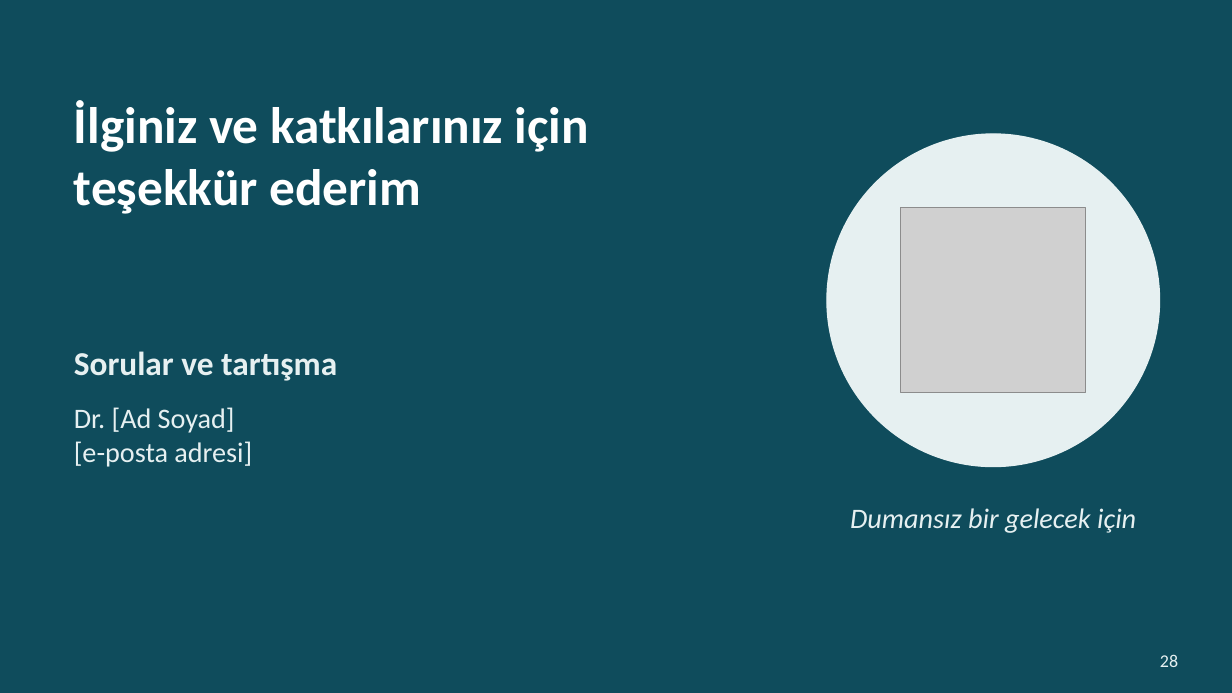
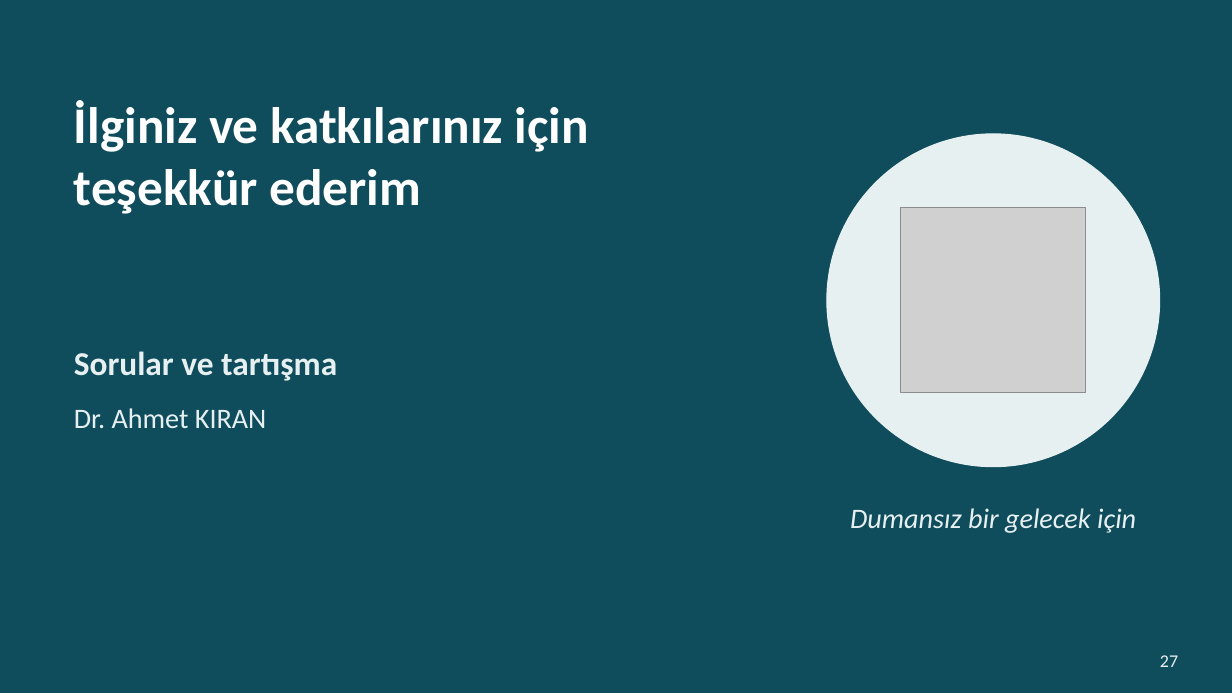
Before and after one commit to kiranahmet/Claude, a slide deck: slide 27 of Sunumlar/Makale_Sunumu_Sigara_Birakma.pptx (slide 28 before the commit). Drawn at 1232x693 pixels with LibreOffice and Linux fonts; fonts in the diff are those of the drawing; grey boxes stand for pictures. Boxes give left, top, right and bottom in pixels: in the first picture for what was removed or moved away, otherwise in the second. Text is boxed around its words. In the diff, an @@ line names an element or a change of style, - is before the commit and + after.

```diff
--- a/Sunumlar/Makale_Sunumu_Sigara_Birakma.pptx
+++ b/Sunumlar/Makale_Sunumu_Sigara_Birakma.pptx
@@ text at <box>74,408,267,428</box>: text changed @@
-Dr. [Ad Soyad]
-[e-posta adresi]
+Dr. Ahmet KIRAN
@@ page number at <box>1160,655,1178,667</box>: text changed @@
-28
+27
```
Also in this commit, not shown: 8 other slides changed, 1 slide removed, 1 other file.
